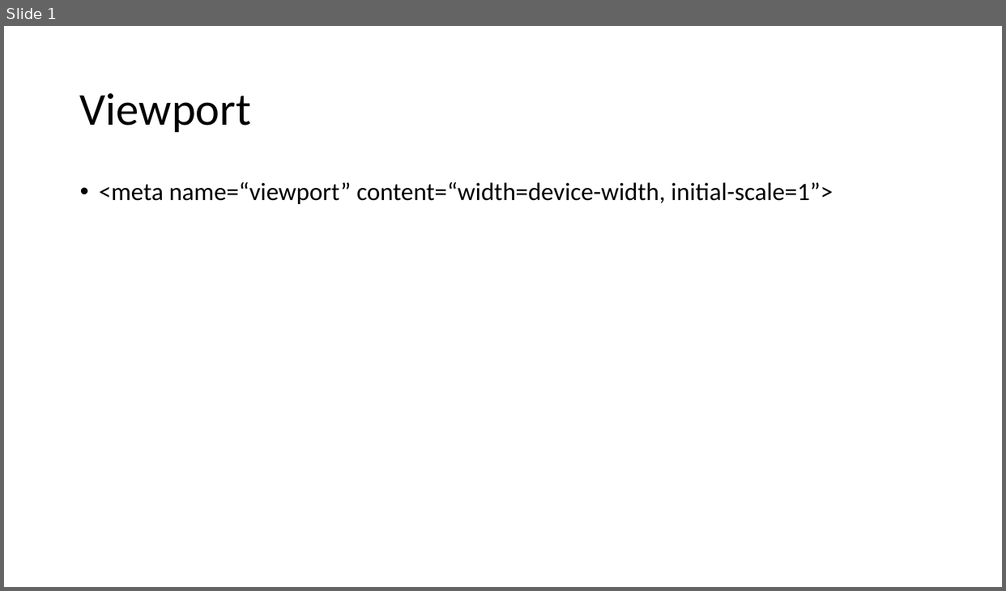
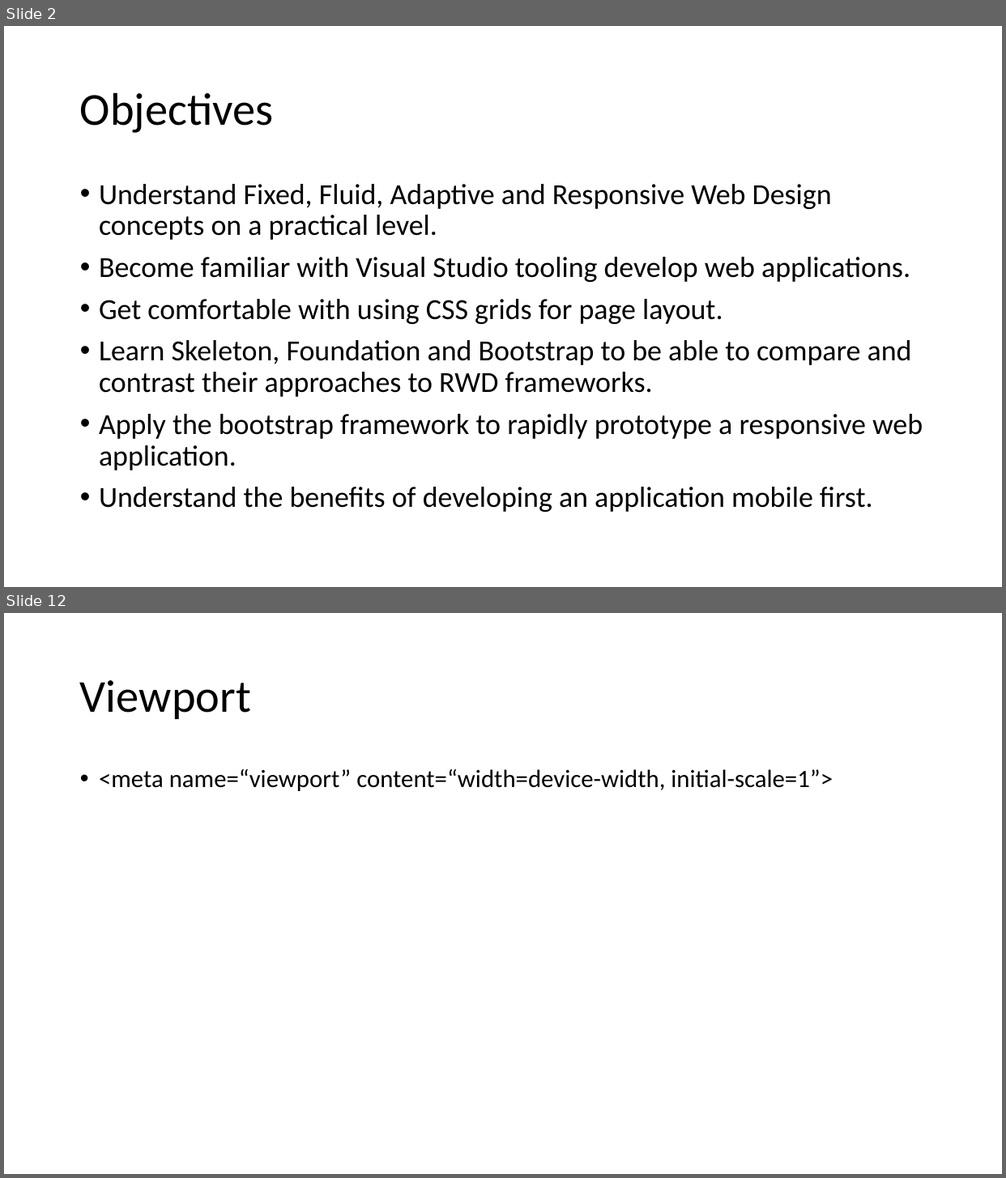
Before and after one commit to mlybrand/ResponsiveWebDesign, a slide deck: presentation/ResponsiveWebDesign.pptx. Shown one above the other, each under a label of ours: slide 1 before the commit, slides 2 and 12 after it; the slides between them are not shown. The pictures are 1006x591 and 1006x1178 pixels, drawn with LibreOffice and Linux fonts; fonts in the diff are those of the drawing. Boxes give left, top, right and bottom in pixels: in the first picture for what was removed or moved away, otherwise in the second. Text is boxed around its words. In the diff, an @@ line names an element or a change of style, - is before the commit and + after.

```diff
--- a/presentation/ResponsiveWebDesign.pptx
+++ b/presentation/ResponsiveWebDesign.pptx
@@ slide 2 added at bbox=[4, 26, 1002, 587], background #FFFFFF @@
@@ title added at bbox=[80, 92, 274, 133], 44 pt, text #000000 @@
+Objectives
@@ text added at bbox=[99, 184, 923, 512], 28 pt, text #000000 @@
+• Understand Fixed, Fluid, Adaptive and Responsive Web Design concepts on a practical level.
+• Become familiar with Visual Studio tooling develop web applications.
+• Get comfortable with using CSS grids for page layout.
+• Learn Skeleton, Foundation and Bootstrap to be able to compare and contrast their approaches to RWD frameworks.
+• Apply the bootstrap framework to rapidly prototype a responsive web application.
+• Understand the benefits of developing an application mobile first.
@@ what was slide 1 is now slide 12 @@
```
Also in this commit, not shown: 1 slide changed, 9 other slides added.
